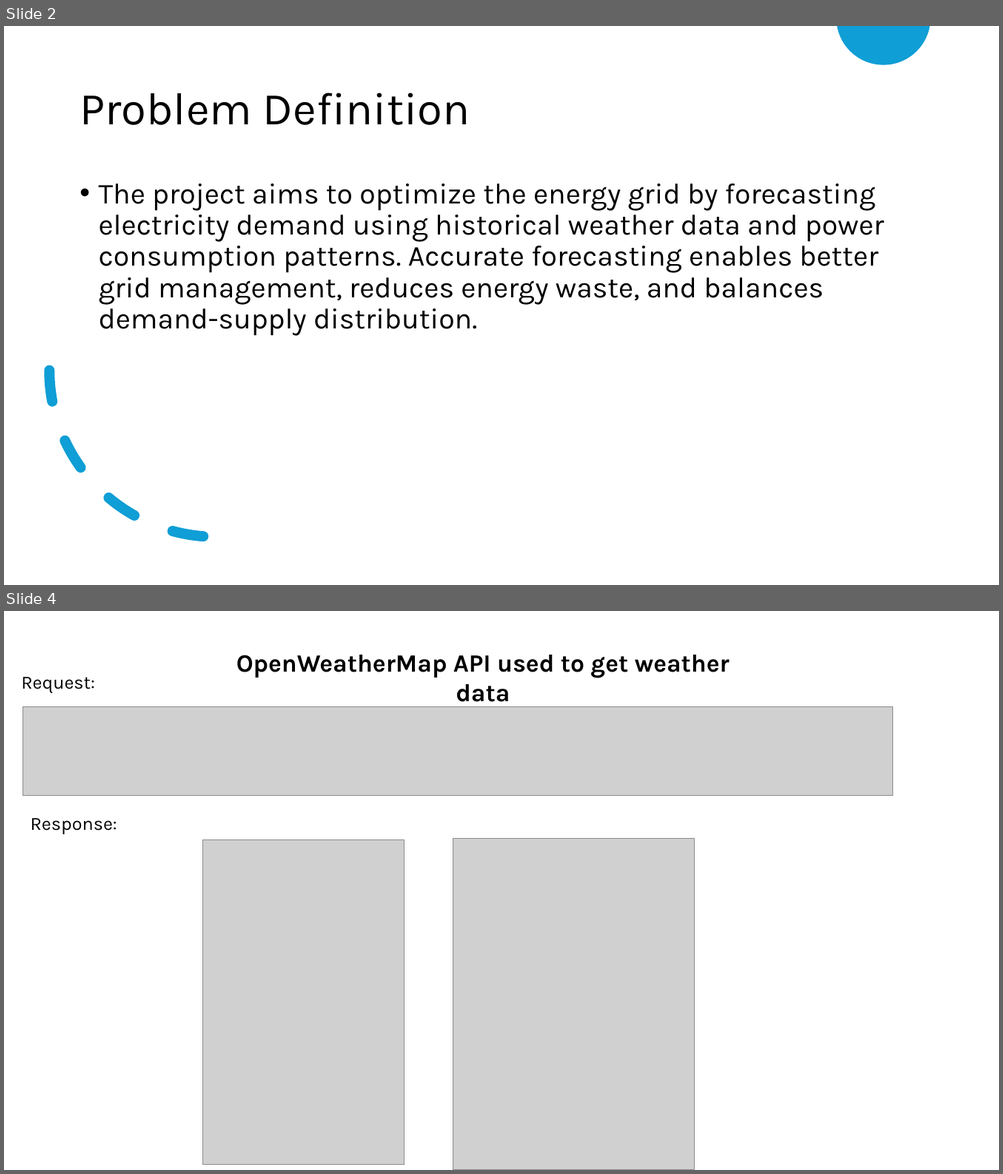
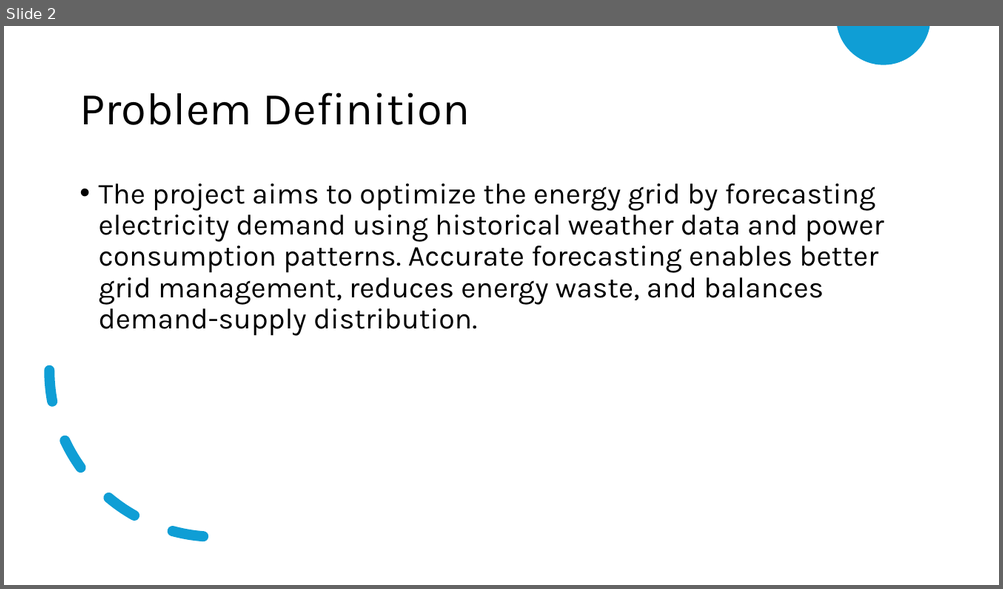
Before and after one commit to cksinghnet/Weather-Based-Grid-Optimization, a slide deck: DataEnggFinalProjectPPT.pptx. Shown one above the other, each under a label of ours: slides 2 and 4 before the commit, slide 2 after it; the slides between them are not shown. The pictures are 1003x1174 and 1003x589 pixels, drawn with LibreOffice and Linux fonts; fonts in the diff are those of the drawing; grey boxes stand for pictures. Boxes give left, top, right and bottom in pixels: in the first picture for what was removed or moved away, otherwise in the second. Text is boxed around its words. In the diff, an @@ line names an element or a change of style, - is before the commit and + after.

```diff
--- a/DataEnggFinalProjectPPT.pptx
+++ b/DataEnggFinalProjectPPT.pptx
@@ slide 4 removed at [4, 611, 999, 1170], background #FFFFFF @@
@@ text removed at [236, 655, 729, 708] @@
-OpenWeatherMap API used to get weather data
@@ text removed at [21, 677, 95, 693] @@
-Request:
@@ picture removed at [23, 706, 893, 796] @@
@@ text removed at [31, 818, 117, 834] @@
-Response:
@@ picture removed at [203, 840, 404, 1165] @@
@@ picture removed at [453, 839, 694, 1170] @@
```
Also in this commit, not shown: 1 slide changed, 2 other slides removed.
